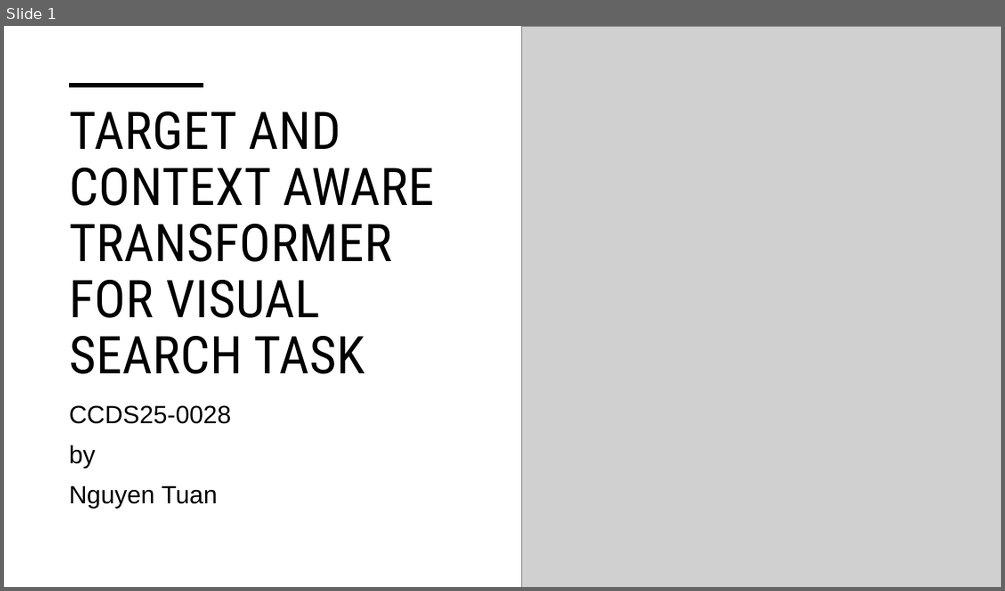
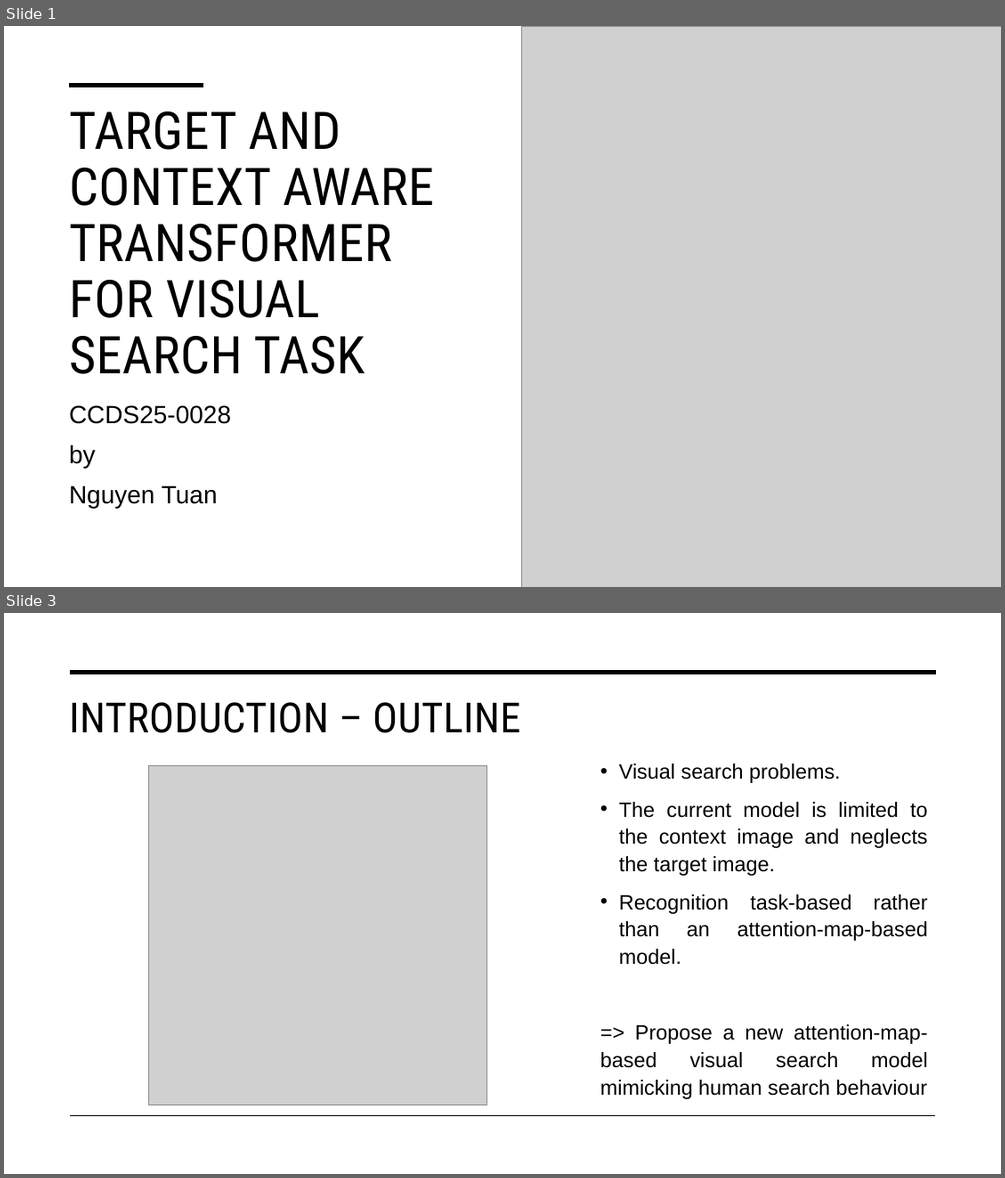
Before and after one commit to tuanisworkingonsomeprojects/TCT-visual-search, a slide deck: Presentation/FYP_NguyenTuan_Presentation.pptx. Shown one above the other, each under a label of ours: slide 1 before the commit, slides 1 and 3 after it; the slides between them are not shown. The pictures are 1005x591 and 1005x1178 pixels, drawn with LibreOffice and Linux fonts; fonts in the diff are those of the drawing; grey boxes stand for pictures. Boxes give left, top, right and bottom in pixels: in the first picture for what was removed or moved away, otherwise in the second. Text is boxed around its words. In the diff, an @@ line names an element or a change of style, - is before the commit and + after.

```diff
--- a/Presentation/FYP_NguyenTuan_Presentation.pptx
+++ b/Presentation/FYP_NguyenTuan_Presentation.pptx
@@ slide 3 added at (4, 613, 1001, 1174), background #FFFFFF @@
@@ line added from (70, 672) to (936, 672), #000000 3.5 pt @@
@@ title added at (69, 702, 520, 733), 40 pt, text #000000 @@
+INTRODUCTION – OUTLINE
@@ picture added at (148, 765, 487, 1104) @@
@@ text added at (600, 763, 928, 1099), 20 pt, text #000000 @@
+• Visual search problems.
+• The current model is limited to the context image and neglects the target image.
+• Recognition task-based rather than an attention-map-based model.
+=> Propose a new attention-map-based visual search model mimicking human search behaviour
@@ line added from (70, 1116) to (936, 1116), #000000 1 pt @@
```
Also in this commit, not shown: 2 other slides added, 1 slide removed.
